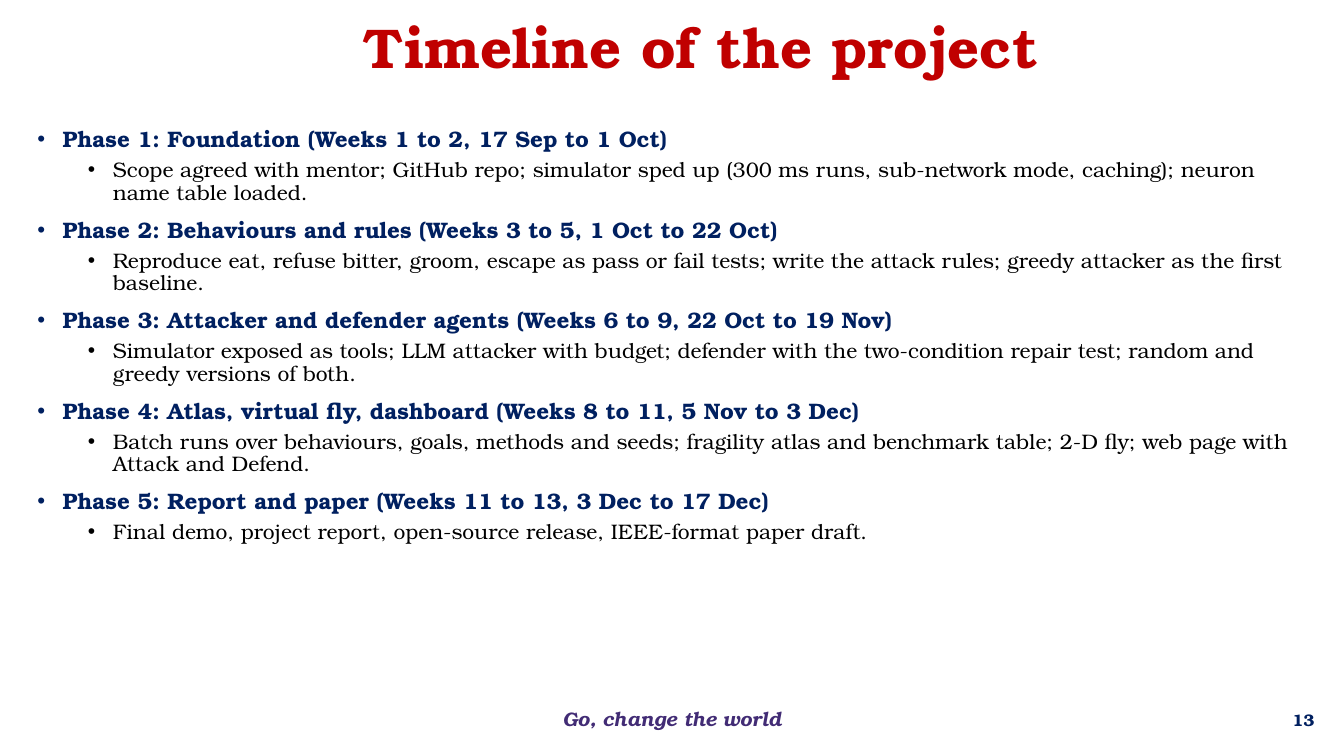
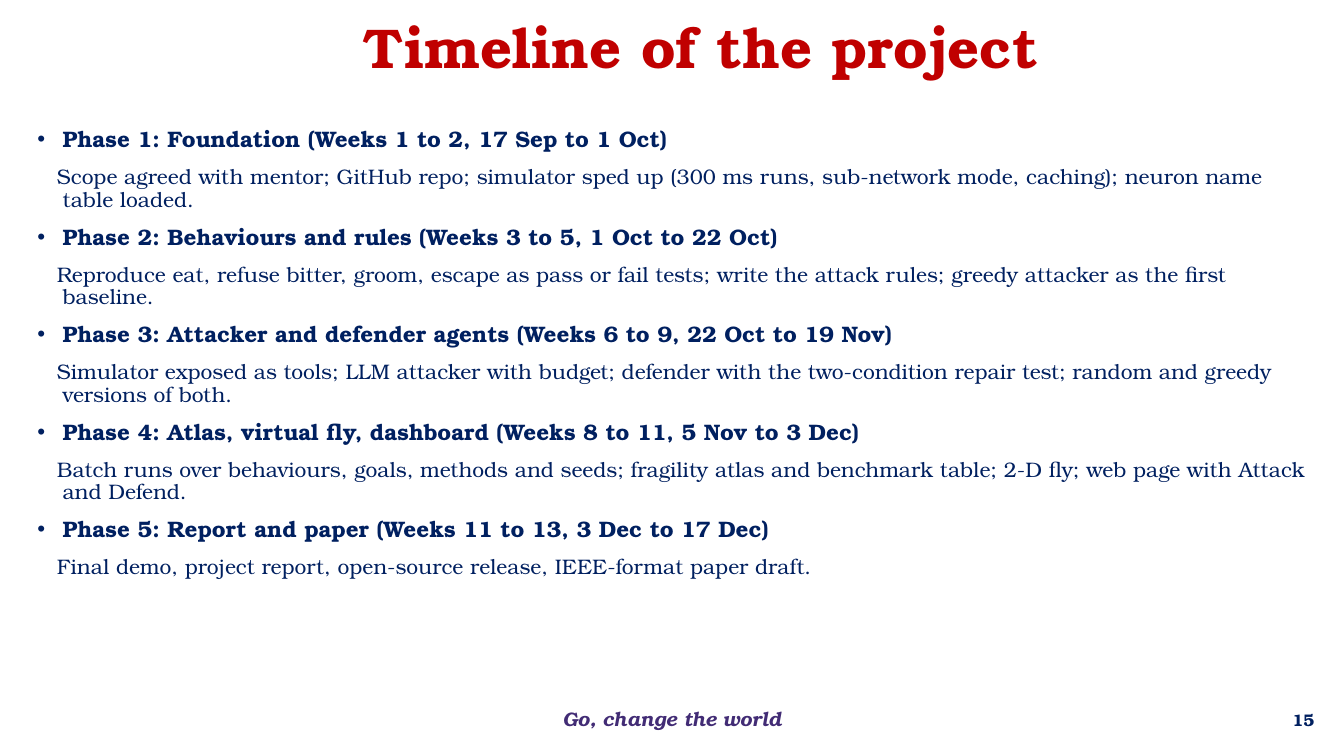
Before and after one commit to BHARATH9629/FlyBrainMappingSimulation, a slide deck: slide 15 of NeuroRedTeam_Phase1.pptx (slide 13 before the commit). Drawn at 1344x756 pixels with LibreOffice and Linux fonts; fonts in the diff are those of the drawing; background and template pictures are left out. Boxes give left, top, right and bottom in pixels: in the first picture for what was removed or moved away, otherwise in the second. Text is boxed around its words. In the diff, an @@ line names an element or a change of style, - is before the commit and + after.

```diff
--- a/NeuroRedTeam_Phase1.pptx
+++ b/NeuroRedTeam_Phase1.pptx
@@ text at <box>57,169,1305,579</box>: text colour #000000 to #002060 in "Scope agreed with mentor; GitHub repo; simulator ...", "Reproduce eat, refuse bitter, groom, escape as ...", "Simulator exposed as tools; LLM attacker with ...", "Batch runs over behaviours, goals, methods and ..." and 1 more places; bullet • to none; list level 2 to 1 in "Scope agreed with mentor; GitHub ..."; list level 2 to 1 in "Reproduce eat, refuse bitter, groom, ..."; list level 2 to 1 in "Simulator exposed as tools; LLM ..."; list level 2 to 1 in "Batch runs over behaviours, goals, ..."; list level 2 to 1 in "Final demo, project report, open-source ..." @@
@@ page number at <box>1292,714,1314,727</box>: text changed @@
-13
+15
```
Also in this commit, not shown: 6 other slides changed, 2 slides added, 5 other files.
